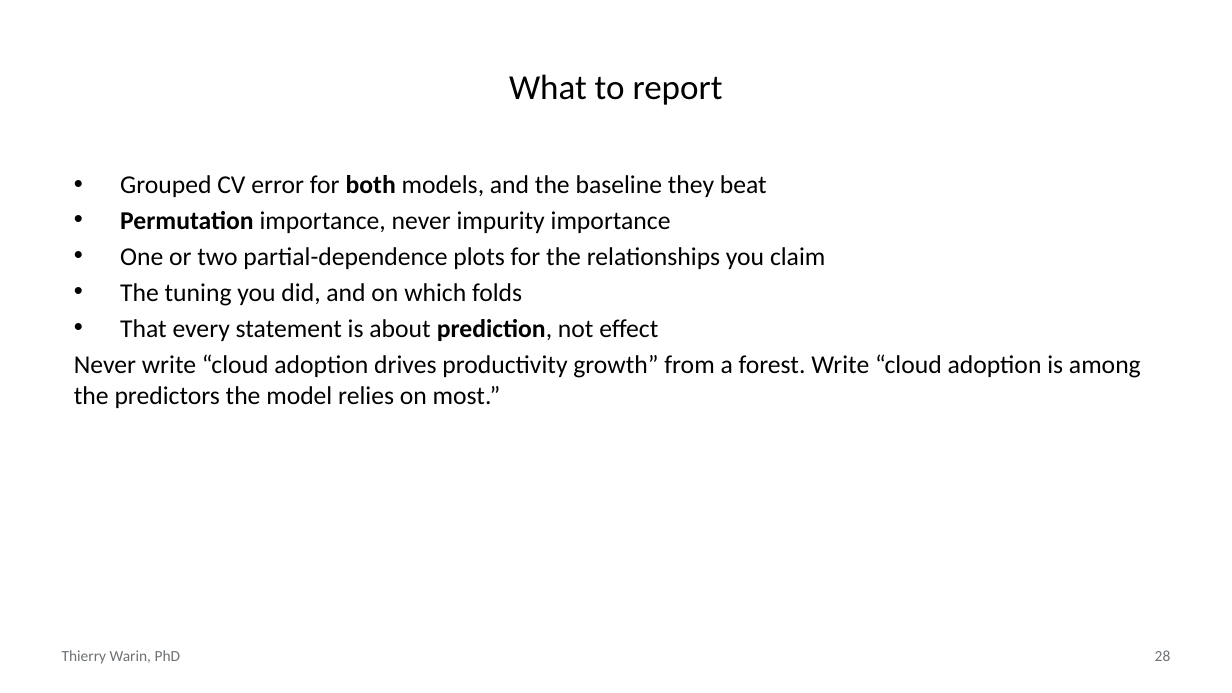
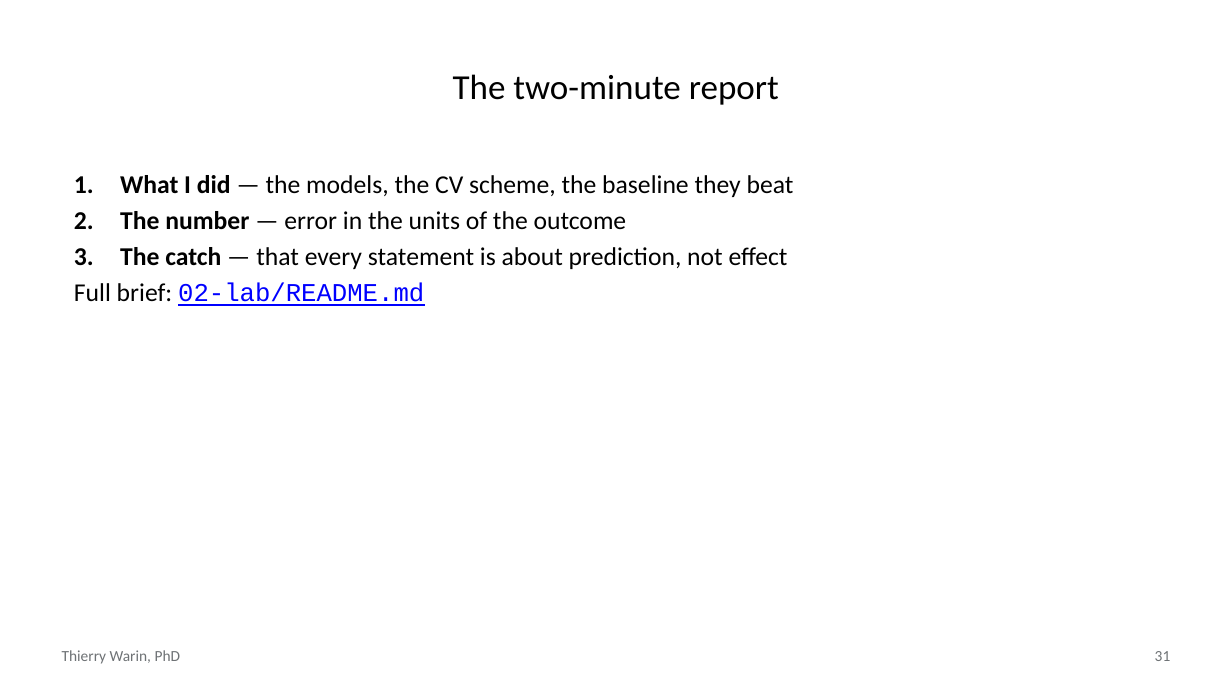
Before and after one commit to warint/quantitative-methods, a slide deck: slide 31 of 07-trees-forests-boosting/slides.pptx (slide 28 before the commit). Drawn at 1232x693 pixels with LibreOffice and Linux fonts; fonts in the diff are those of the drawing. Boxes give left, top, right and bottom in pixels: in the first picture for what was removed or moved away, otherwise in the second. Text is boxed around its words. In the diff, an @@ line names an element or a change of style, - is before the commit and + after.

```diff
--- a/07-trees-forests-boosting/slides.pptx
+++ b/07-trees-forests-boosting/slides.pptx
@@ title at (453, 74, 779, 105): text changed @@
-What to report
+The two-minute report
@@ text at (74, 175, 794, 306): text changed @@
-• Grouped CV error for both models, and the baseline they beat
-• Permutation importance, never impurity importance
-• One or two partial-dependence plots for the relationships you claim
-• The tuning you did, and on which folds
-• That every statement is about prediction, not effect
-Never write “cloud adoption drives productivity growth” from a forest. Write “cloud adoption is among the predictors the model relies on most.”
+1. What I did — the models, the CV scheme, the baseline they beat
+2. The number — error in the units of the outcome
+3. The catch — that every statement is about prediction, not effect
+Full brief: 02-lab/README.md
@@ page number at (1155, 651, 1171, 661): text changed @@
-28
+31
```
Also in this commit, not shown: 7 other slides changed, 22 slides added, 21 slides removed, 3 other files.
